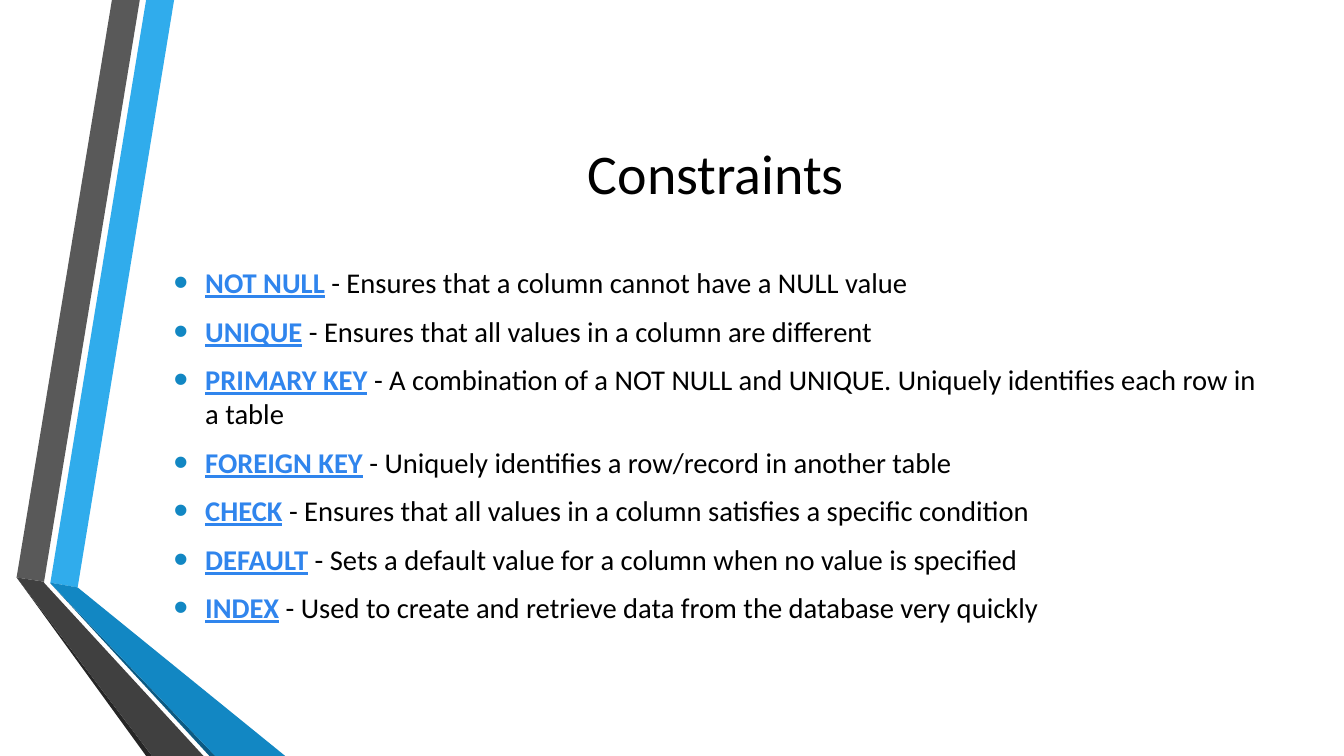
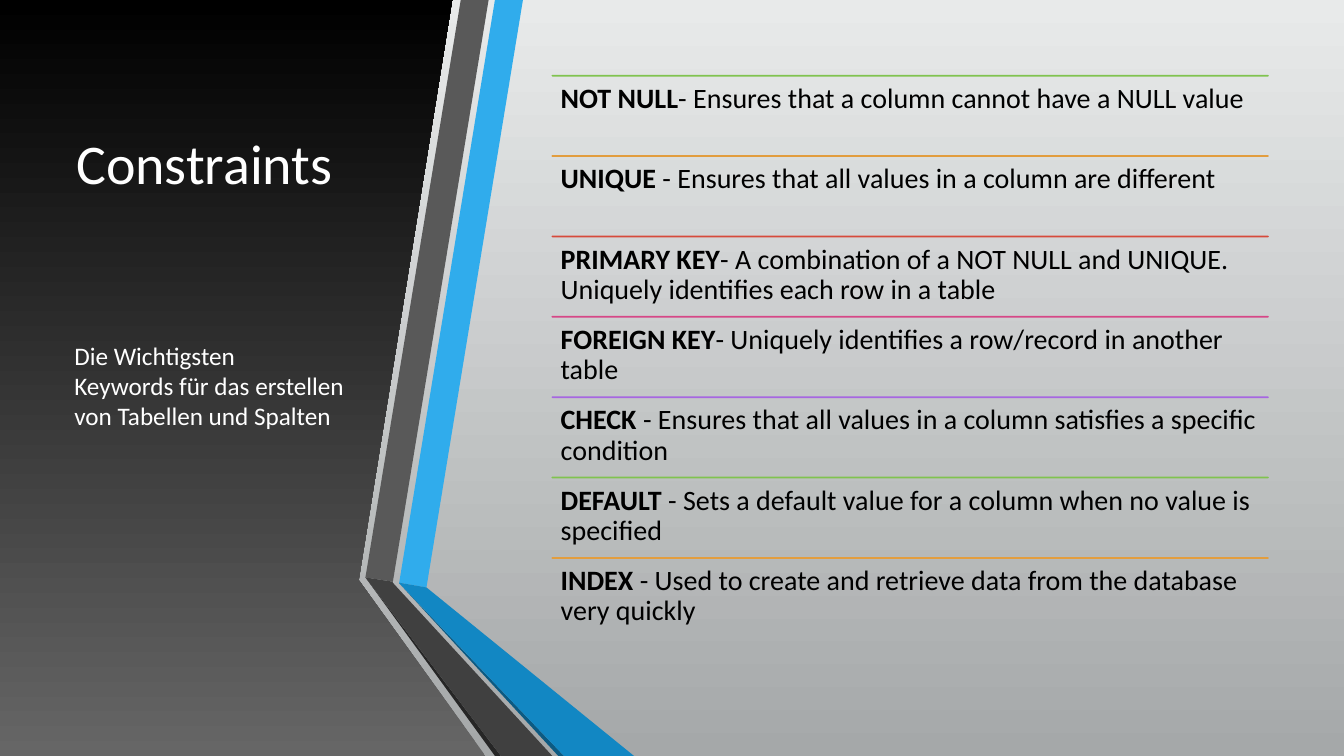
Before and after one commit to johzip/SQL_Presentation, a slide deck: slide 6 of Presentation.pptx (slide 4 before the commit). Drawn at 1344x756 pixels with LibreOffice and Linux fonts; fonts in the diff are those of the drawing; background and template pictures are left out. Boxes give left, top, right and bottom in pixels: in the first picture for what was removed or moved away, otherwise in the second. Text is boxed around its words. In the diff, an @@ line names an element or a change of style, - is before the commit and + after.

```diff
--- a/Presentation.pptx
+++ b/Presentation.pptx
@@ background picture (left out) to gradient #E9EAEB to #A5A8A9 @@
@@ rectangle added at [0, 0, 1344, 756], fill gradient #E9EAEB to #A5A8A9 @@
@@ freeform shape added at [0, 0, 486, 756], fill gradient #676767 to #000000 @@
@@ title "Constraints": place and size @@
-title "Constraints" at [588, 155, 844, 195]
+title "Constraints" at [76, 145, 332, 185]
@@ title "Constraints" at [76, 145, 332, 185]: text colour #000000 to #FFFFFF @@
@@ text removed at [205, 273, 1256, 623] @@
-• NOT NULL - Ensures that a column cannot have a NULL value
-• UNIQUE - Ensures that all values in a column are different
-• PRIMARY KEY - A combination of a NOT NULL and UNIQUE. Uniquely identifies each row in a table
-• FOREIGN KEY - Uniquely identifies a row/record in another table
-• CHECK - Ensures that all values in a column satisfies a specific condition
-• DEFAULT - Sets a default value for a column when no value is specified
-• INDEX - Used to create and retrieve data from the database very quickly
@@ text added at [74, 347, 343, 429], 18 pt, text #FFFFFF @@
+Die Wichtigsten
+Keywords für das erstellen von Tabellen und Spalten
@@ group added at [366, 0, 634, 756]: 6 freeform shapes @@
@@ group added at [553, 76, 1268, 625]: 7 lines, 7 texts @@
+NOT NULL- Ensures that a column cannot have a NULL value
+UNIQUE - Ensures that all values in a column are different
+PRIMARY KEY- A combination of a NOT NULL and UNIQUE. Uniquely identifies each row in a table
+FOREIGN KEY- Uniquely identifies a row/record in another table
+CHECK - Ensures that all values in a column satisfies a specific condition
+DEFAULT - Sets a default value for a column when no value is specified
+INDEX - Used to create and retrieve data from the database very quickly
```
Also in this commit, not shown: 3 other slides changed, 11 slides added, 2 slides removed, 8 other files.
